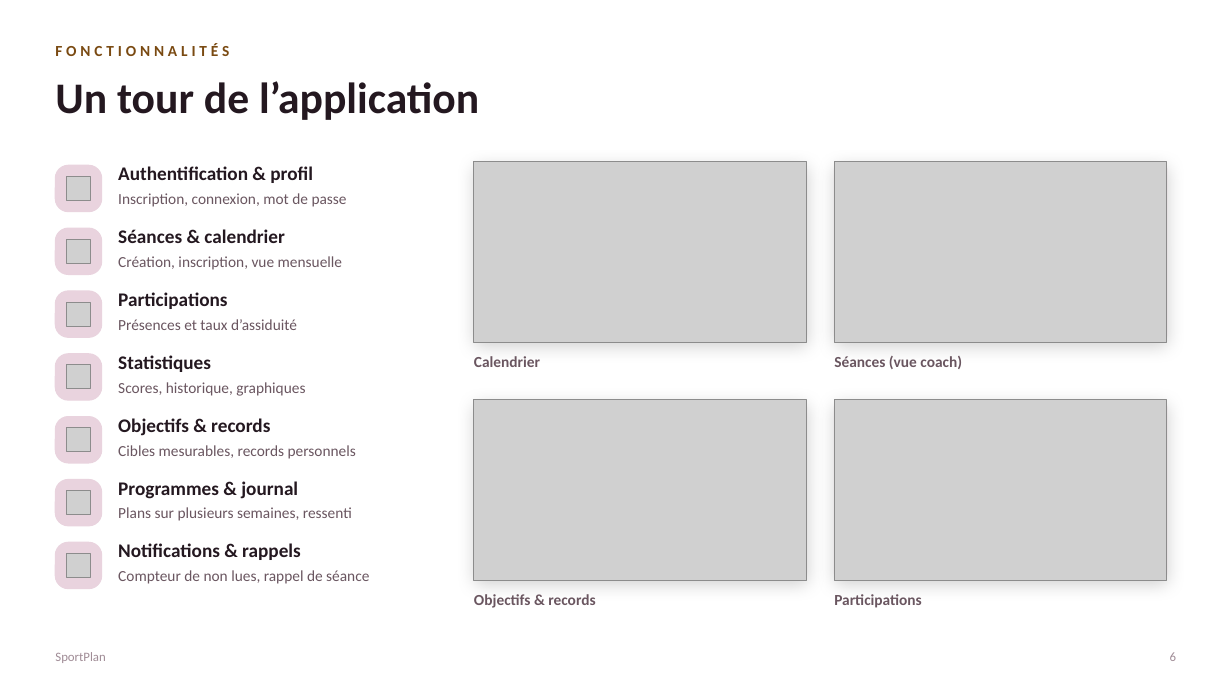
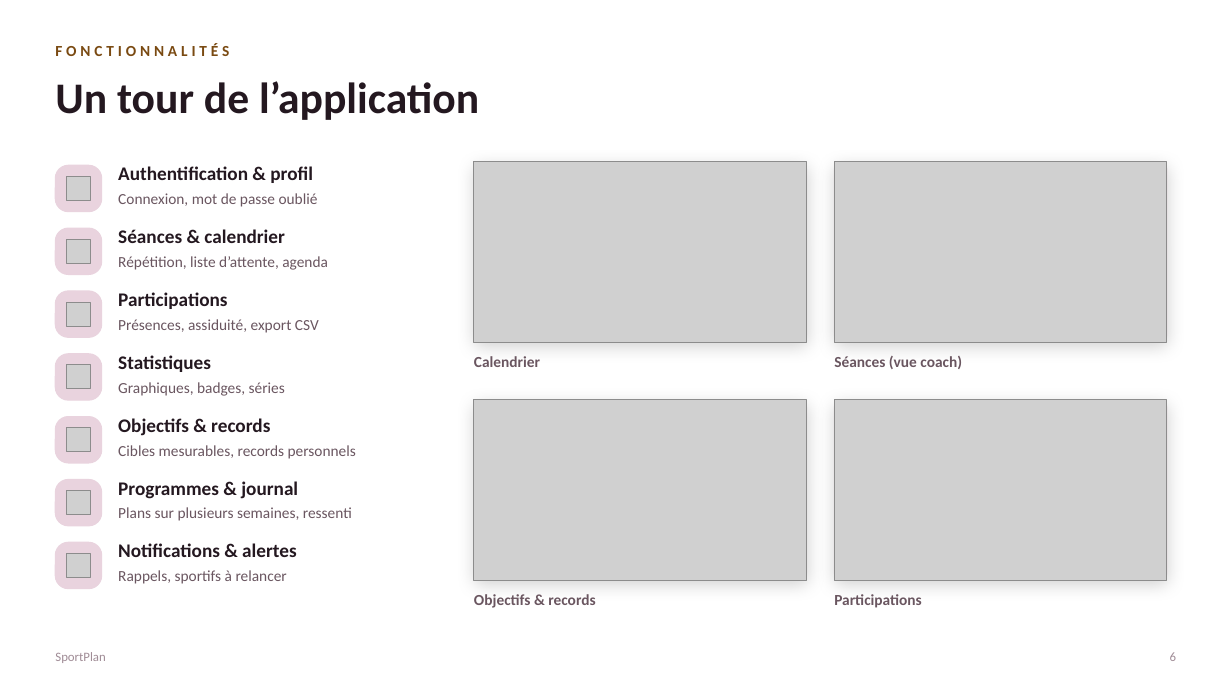
Before and after one commit to loicvdb98-sys/projet-fin-de-session-, a slide deck: slide 6 of docs/SportPlan_Presentation_Jury.pptx. Drawn at 1232x693 pixels with LibreOffice and Linux fonts; fonts in the diff are those of the drawing; grey boxes stand for pictures. Boxes give left, top, right and bottom in pixels: in the first picture for what was removed or moved away, otherwise in the second. Text is boxed around its words. In the diff, an @@ line names an element or a change of style, - is before the commit and + after.

```diff
--- a/docs/SportPlan_Presentation_Jury.pptx
+++ b/docs/SportPlan_Presentation_Jury.pptx
@@ text at box(118, 193, 318, 207): text changed @@
-Inscription, connexion, mot de passe
+Connexion, mot de passe oublié
@@ text at box(118, 256, 328, 270): text changed @@
-Création, inscription, vue mensuelle
+Répétition, liste d’attente, agenda
@@ text at box(118, 319, 319, 333): text changed @@
-Présences et taux d’assiduité
+Présences, assiduité, export CSV
@@ text at box(118, 382, 285, 396): text changed @@
-Scores, historique, graphiques
+Graphiques, badges, séries
@@ text at box(118, 543, 296, 557): text changed @@
-Notifications & rappels
+Notifications & alertes
@@ text at box(118, 570, 287, 584): text changed @@
-Compteur de non lues, rappel de séance
+Rappels, sportifs à relancer
```
Also in this commit, not shown: 3 other slides changed.
